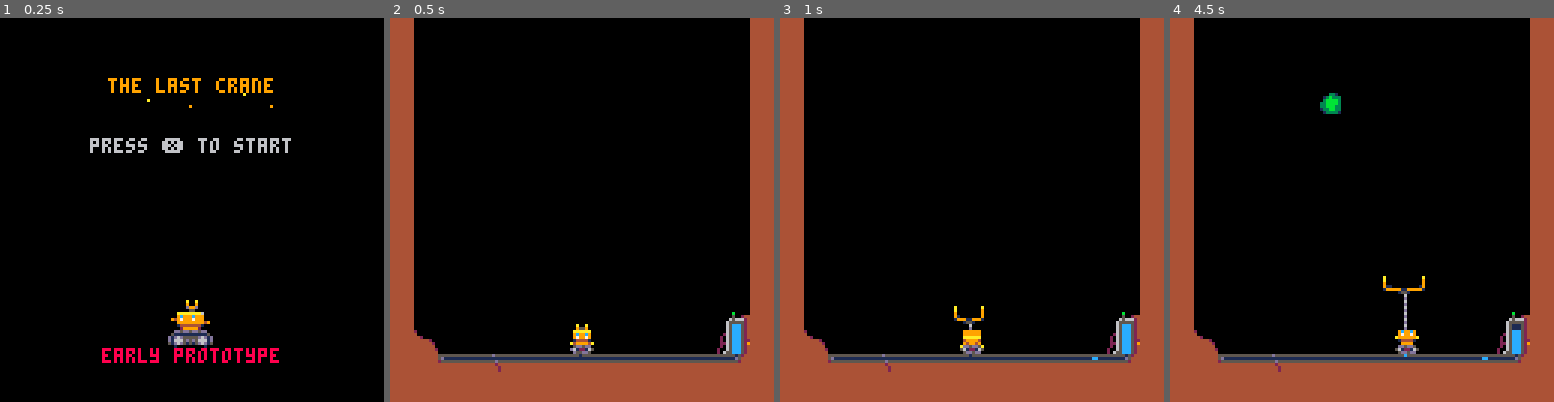
Above: before the commit, frames 1-4 (left to right).
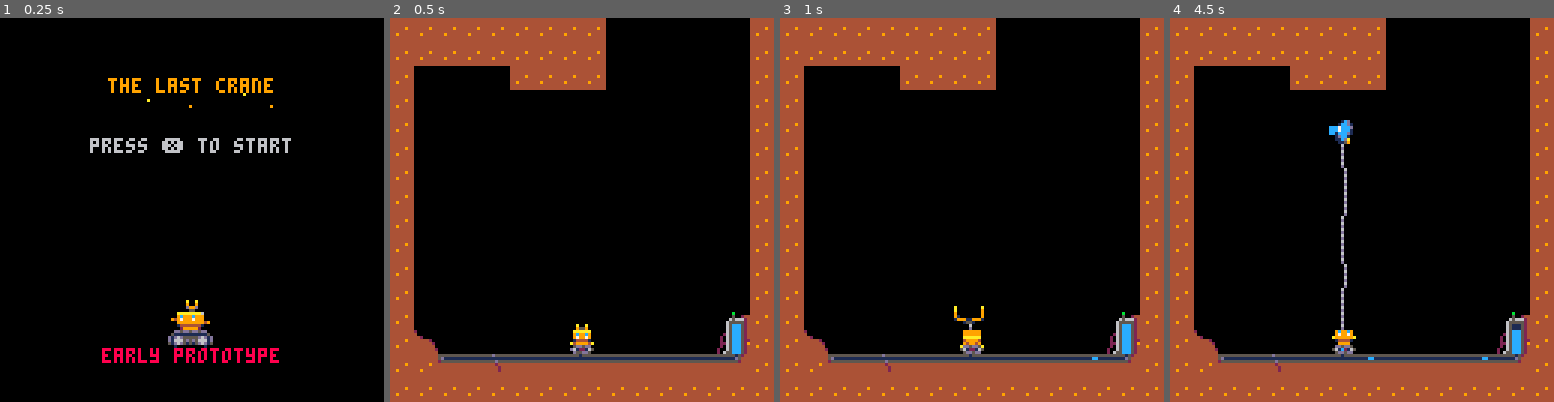
Above: after the commit, the same moments.

Repository: headjump/ld39
Game: PICO-8 cartridge crane.p8
The game is run twice, just before and just after one commit, with the same random seed, the same clock (stepped at 60 frames per second) and the same inputs.
Inputs:
- Up to frame 1 (0.25 s): no input
- Up to frame 2 (0.5 s): tap X (X key) at 0.33 s
- Up to frame 3 (1 s): tap O (Z key) at 0.7 s
- Up to frame 4 (4.5 s): tap X (X key) at 1.07, 1.85, 2.97, 4.08 s; hold Right 1.6-2.1 s; tap O (Z key) every 0.4 s from 1.7 to 4.1 s; hold Right 2.47-3.03 s; hold Left 3.08-3.58 s; hold Right from 4.02 s (still down)

Frame 1 is identical in both runs. In frame 2, 8.4% of the frame differs, in the area x 1-99%, y 0-99%; in frame 3, 8.4%; in frame 4, 10%.

Commit message:
claw collides with walls, crane slowsdown then nearly_empty, ...

Diff:
--- a/crane.p8
+++ b/crane.p8
@@ -65,10 +65,11 @@
  return {
   x=crane.x,
   y=crane.y-8+2,
-  hitbox={-8,1,8,7},
+  hitbox={-4,1,12,7},
   spd=-.1,
   layer=3,
   scale=1,
+  go_down=false,
   ani_state=0,
   lifetime=0,
   late_upd=function(e)
@@ -83,46 +84,54 @@
     end
    end
    e.x=crane.x
-   e.spd=cond(e.grabbing, in_range(e.spd+timed(.3),0,5),in_range(e.spd*timed_fac(1.35),-5,0))
+   e.spd=cond(e.go_down, in_range(e.spd+timed(.5),0,14),in_range(e.spd*timed_fac(1.35),-5,0))
    e.y+=timed(e.spd)
    e.lifetime+=timed(1)
 
-   -- destroy self!
-   if(e.y<=-6 or (e.grabbing and e.y>crane.y-8+2))then
-    ngn_rem(e)
-    st.claw=nil
-    for i=0,5 do
-     ngn_part(
-      e.x+rnd(16),e.y+8,-- x,y
+   if(not e.go_down)then
+    -- hit top
+    if e.y<=-2 or fget(mget(flr((e.x+4)/8),flr((e.y)/8)),0) then
+     e.go_down=true
+     e.spd=2
+     for i=0,5 do ngn_part(
+      e.x+rnd(16)-4,e.y+2,-- x,y
       rnd(2)-1,rnd(1)+1,-- sx,sy
       1.2,14,-- grav,lifetime
       {2,1,1},-- sizes
       {cond(rnd(1)<.5,13,9),9,5},-- cols
       .9) -- acc (default=1)
      end
-   end
-
-   --grab!
-   if(not e.grabbing)then
+    end
+
+    --grab!
     for cons in all(ngn_tagged(t_consumable)) do
      if(ngn_coll(e,cons))then
       e.grabbing=true
+      e.go_down=true
       for i=1,4 do
        ngn_part(
-        e.x,e.y+4,-- x,y
+        e.x+1,e.y+6,-- x,y
         rnd(4)-2,rnd(1)-3,-- sx,sy
         1.2,14,-- grav,lifetime
         {2,1,1},-- sizes
-        {11,3,1},-- cols
+        {12,13,1},-- cols
         .9) -- acc (default=1)
       end
       cons.grabbed=true
      end
     end
-   end
+
+   end
+
+   -- destroy self!
+   if e.go_down and e.y>crane.y-8+2 then
+    ngn_rem(e)
+    st.claw=nil
+   end
+
   end,
   drw=function(e)
-   if(e.lifetime<7 or e.grabbing)then
+   if(e.lifetime<7 or e.go_down)then
     --small
     spr(23,e.x,e.y)
    else
@@ -160,7 +169,8 @@
     if(btn(0))then e.spd-=timed(.3)
     elseif(btn(1))then e.spd+=timed(.3)
     else slowdown() end
-    e.spd=in_range(e.spd,-2,2)
+    local max_spd=cond(st.battery.nearly_empty,1,2.5)
+    e.spd=in_range(e.spd,-max_spd,max_spd)
    else
     e.driving=false
     slowdown()
@@ -338,7 +348,7 @@
   st.next_orb_in-=timed(1)
   if(st.next_orb_in<=0)then
    st.next_orb_in=30*(rnd(2)+3)
-   ngn_add(ent_orb(rnd(8)*13+8,rnd(8)*7))
+   ngn_add(ent_orb(rnd(8)*13+8,rnd(8)*6+8))
   end
  end
 
@@ -842,12 +852,12 @@
 
 
 __gff__
-0000000000000000000000000000000000000000000000000000000000000000000000000000000000000000000000000000000000000000000000000000000000000000000000000000000000000000000000000000000000000000000000000000000000000000000000000000000000000000000000000000000000000000
+0000000000000000000000000000000000000000000000000000000000000000000100000000000000000000000000000000000000000000000000000000000000000000000000000000000000000000000000000000000000000000000000000000000000000000000000000000000000000000000000000000000000000000
 0000000000000000000000000000000000000000000000000000000000000000000000000000000000000000000000000000000000000000000000000000000000000000000000000000000000000000000000000000000000000000000000000000000000000000000000000000000000000000000000000000000000000000
 __map__
-2100000000000000000000000000002100000000000000000000000000000000000000000000000000000000000000000000000000000000000000000000000000000000000000000000000000000000000000000000000000000000000000000000000000000000000000000000000000000000000000000000000000000000
-2100000000000000000000000000002100000000000000000000000000000000000000000000000000000000000000000000000000000000000000000000000000000000000000000000000000000000000000000000000000000000000000000000000000000000000000000000000000000000000000000000000000000000
-2100000000000000000000000000002100000000000000000000000000000000000000000000000000000000000000000000000000000000000000000000000000000000000000000000000000000000000000000000000000000000000000000000000000000000000000000000000000000000000000000000000000000000
+2121212121212121210000000000002100000000000000000000000000000000000000000000000000000000000000000000000000000000000000000000000000000000000000000000000000000000000000000000000000000000000000000000000000000000000000000000000000000000000000000000000000000000
+2121212121212121210000000000002100000000000000000000000000000000000000000000000000000000000000000000000000000000000000000000000000000000000000000000000000000000000000000000000000000000000000000000000000000000000000000000000000000000000000000000000000000000
+2100000000212121210000000000002100000000000000000000000000000000000000000000000000000000000000000000000000000000000000000000000000000000000000000000000000000000000000000000000000000000000000000000000000000000000000000000000000000000000000000000000000000000
 2100000000000000000000000000002100000000000000000000000000000000000000000000000000000000000000000000000000000000000000000000000000000000000000000000000000000000000000000000000000000000000000000000000000000000000000000000000000000000000000000000000000000000
 2100000000000000000000000000002100000000000000000000000000000000000000000000000000000000000000000000000000000000000000000000000000000000000000000000000000000000000000000000000000000000000000000000000000000000000000000000000000000000000000000000000000000000
 2100000000000000000000000000002100000000000000000000000000000000000000000000000000000000000000000000000000000000000000000000000000000000000000000000000000000000000000000000000000000000000000000000000000000000000000000000000000000000000000000000000000000000
Not shown, changed: 31 lines of the sprite sheet (__gfx__) section of crane.p8
